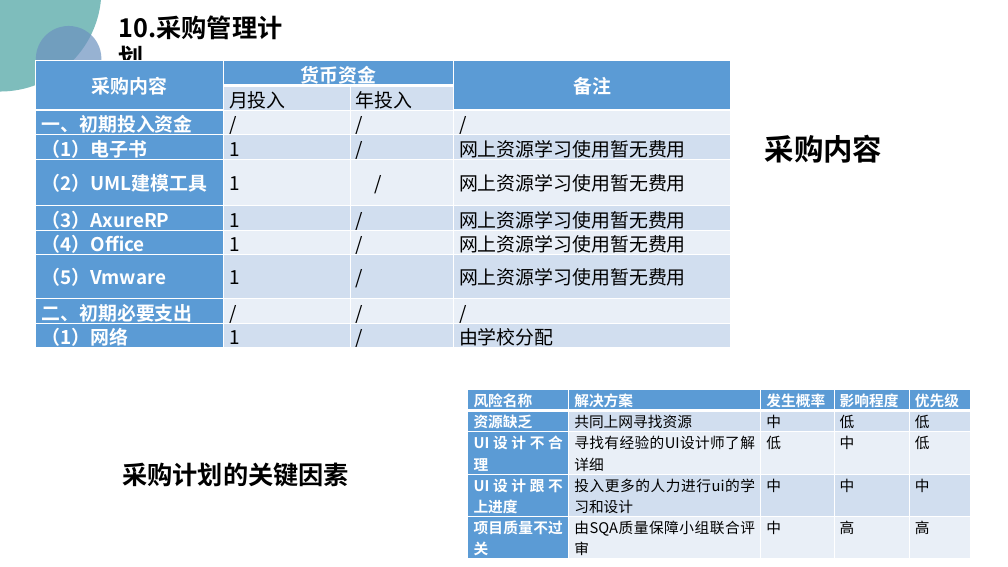
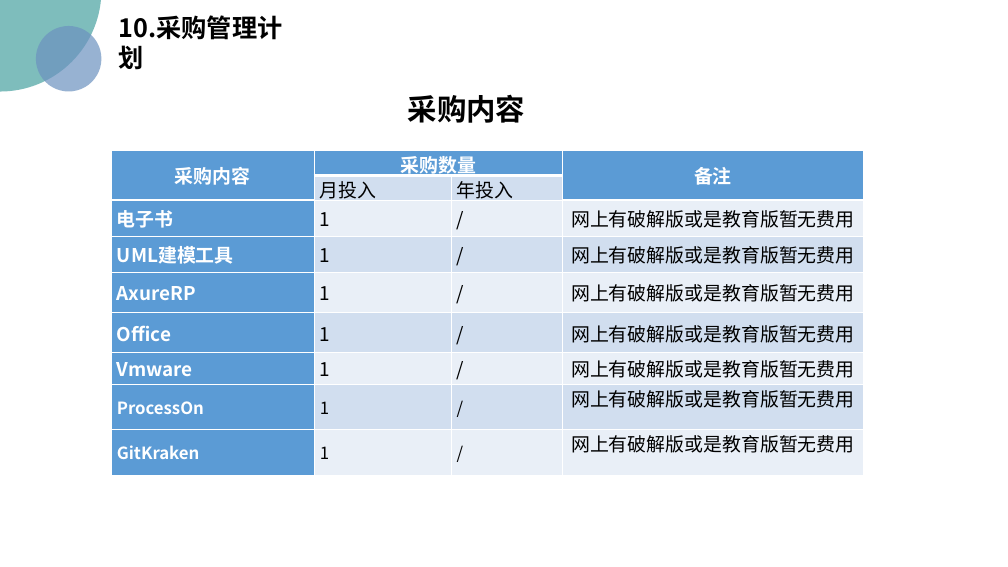
Before and after one commit to PRD2018/PRD2018-G15, a slide deck: slide 59 of 受控文档/01-需求工程项目计划/[PRD-15]需求工程项目计划.pptx (slide 62 before the commit). Drawn at 1008x567 pixels with LibreOffice and Linux fonts; fonts in the diff are those of the drawing; background and template pictures are left out. Boxes give left, top, right and bottom in pixels: in the first picture for what was removed or moved away, otherwise in the second. Text is boxed around its words. In the diff, an @@ line names an element or a change of style, - is before the commit and + after.

Commit message:
2018-11-23
修改了 OBS图
修改了需求工程计划文档，版本0.2.8
修改了需求工程计划PPT
修改了需求工程计划甘特图，版本0.2.8

```diff
--- a/受控文档/01-需求工程项目计划/[PRD-15]需求工程项目计划.pptx
+++ b/受控文档/01-需求工程项目计划/[PRD-15]需求工程项目计划.pptx
@@ text "采购内容": place and size @@
-text "采购内容" at (765,134,882,163)
+text "采购内容" at (408,94,525,123)
@@ table at (111,150,863,476) @@
-row 1, column 2: 货币资金
+row 1, column 2: 采购数量
-row 3: 一、初期投入资金 | / | / | /
-row 4: （1）电子书 | 1 | / | 网上资源学习使用暂无费用
-row 5: （2）UML建模工具 | 1 | / | 网上资源学习使用暂无费用
-row 6: （3）AxureRP | 1 | / | 网上资源学习使用暂无费用
-row 7: （4）Office | 1 | / | 网上资源学习使用暂无费用
-row 8: （5）Vmware | 1 | / | 网上资源学习使用暂无费用
-row 9: 二、初期必要支出 | / | / | /
-row 10: （1）网络 | 1 | / | 由学校分配
+row 3: 电子书 | 1 | / | 网上有破解版或是教育版暂无费用
+row 4: UML建模工具 | 1 | / | 网上有破解版或是教育版暂无费用
+row 5: AxureRP | 1 | / | 网上有破解版或是教育版暂无费用
+row 6: Office | 1 | / | 网上有破解版或是教育版暂无费用
+row 7: Vmware | 1 | / | 网上有破解版或是教育版暂无费用
+row 8: ProcessOn | 1 | / | 网上有破解版或是教育版暂无费用
+row 9: GitKraken | 1 | / | 网上有破解版或是教育版暂无费用
@@ table: place and size @@
-table at (36,60,730,354)
+table at (111,150,863,476)
@@ table removed at (468,389,972,563), 5 rows, 5 columns @@
-风险名称 | 解决方案 | 发生概率 | 影响程度 | 优先级
-资源缺乏 | 共同上网寻找资源 | 中 | 低 | 低
-UI设计不合理 | 寻找有经验的UI设计师了解详细 | 低 | 中 | 低
-UI设计跟不上进度 | 投入更多的人力进行ui的学习和设计 | 中 | 中 | 中
-项目质量不过关 | 由SQA质量保障小组联合评审 | 中 | 高 | 高
@@ text removed at (122,462,349,487) @@
-  采购计划的关键因素
```
Also in this commit, not shown: 45 other slides changed, 5 slides added, 5 slides removed, 4 other files.
